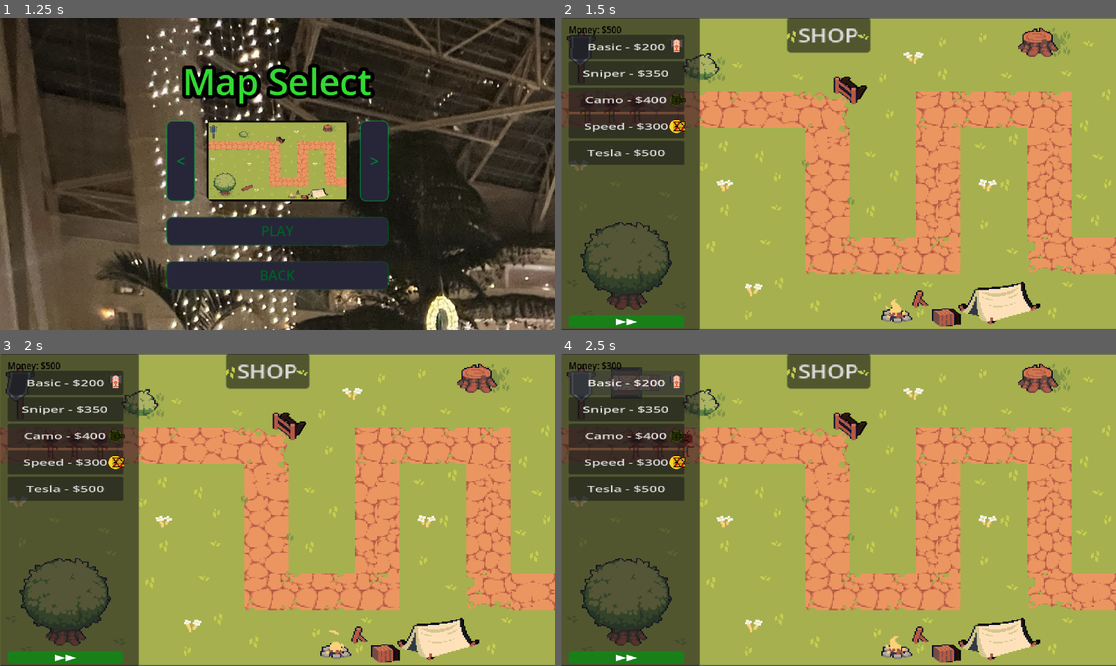
Above: before the commit, frames 1-4 (two rows, left to right).
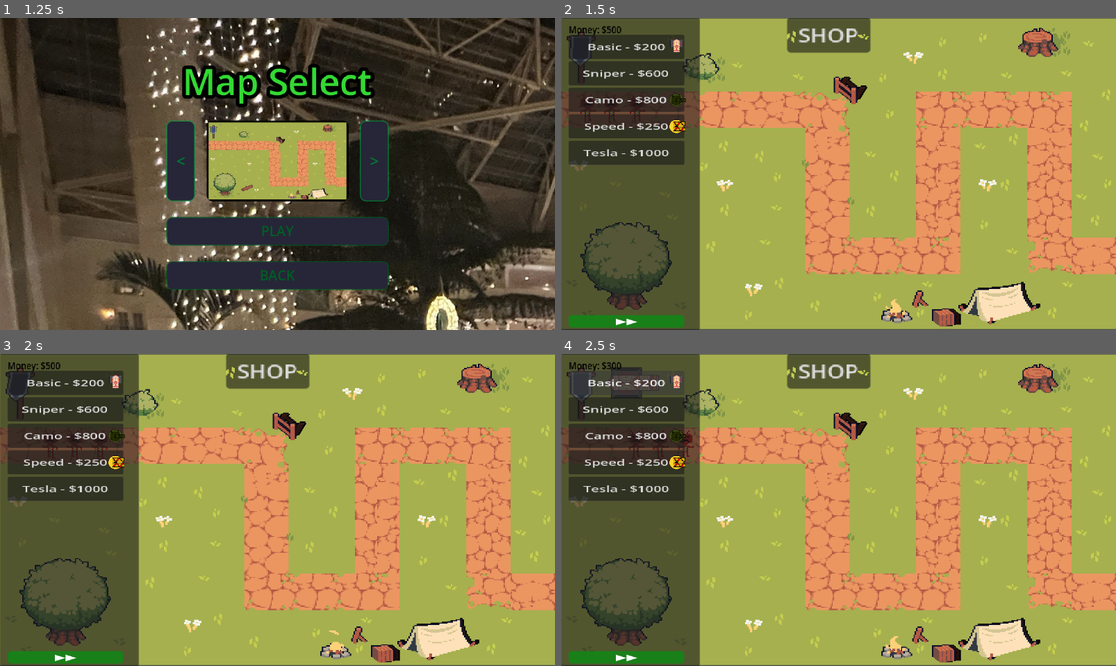
Above: after the commit, the same moments.

Repository: Matthewfrogman/Battle_towers
Game: Godot game, scene res://scenes/main_menu.tscn
The game is run twice, just before and just after one commit, with the same random seed, the same clock (stepped at 60 frames per second) and the same inputs.
Inputs:
- Up to frame 1 (1.25 s): click "PLAY" at 0.5 s
- Up to frame 2 (1.5 s): click "PLAY" at 1.25 s
- Up to frame 3 (2 s): no input
- Up to frame 4 (2.5 s): click "Basic - $200" at 2 s

Frame 1 is identical in both runs. In frame 2, 0.3% of the frame differs, in the area x 4-20%, y 16-45%; in frame 3, 0.3%; in frame 4, 0.3%.

Commit message:
balance changed

Diff:
--- a/scenes/shop.gd
+++ b/scenes/shop.gd
@@ -10,10 +10,10 @@
 }
 var tower_costs = {
 	"Basic": 200,
-	"Sniper": 350,
-	"Camo": 400,
-	"Speed": 300,
-	"Tesla": 500
+	"Sniper": 600,
+	"Camo": 800,
+	"Speed": 250,
+	"Tesla": 1000
 }
 var fast_forward = false
 var ff_button = null
